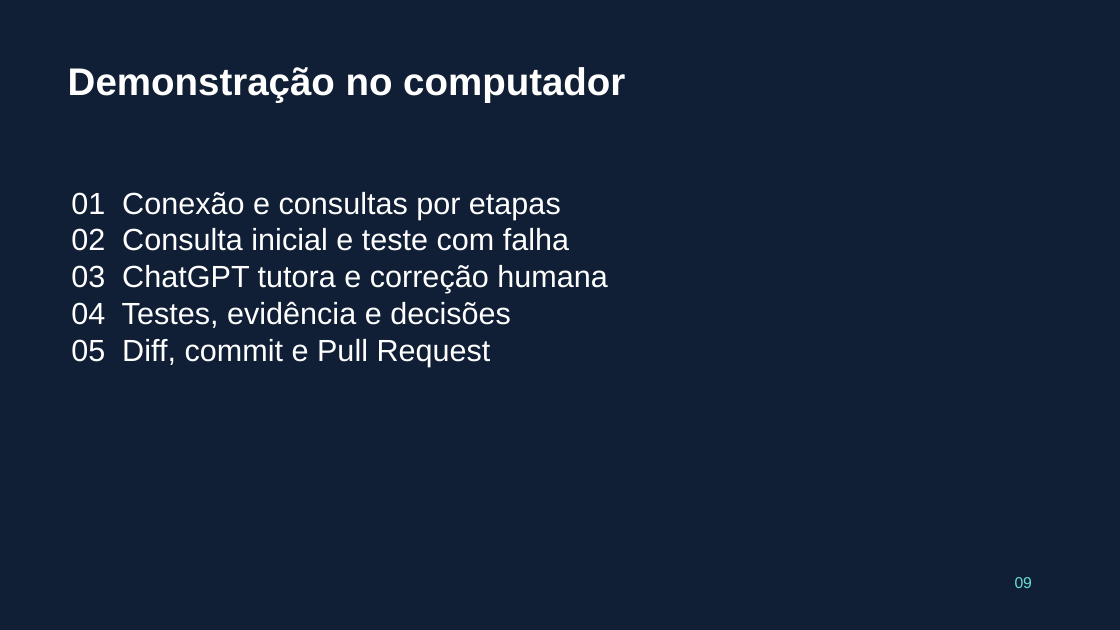
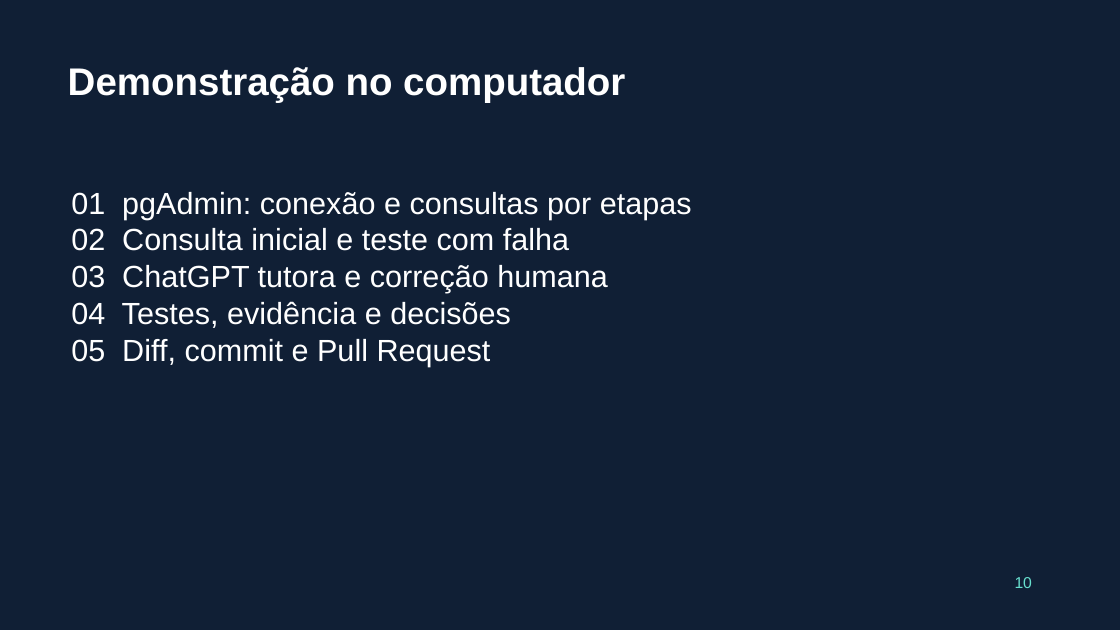
Before and after one commit to pedropalmieri/workshop4-pr-sql-ia, a slide deck: slide 10 of materiais/Workshop4-19nov2026.pptx (slide 9 before the commit). Drawn at 1120x630 pixels with LibreOffice and Linux fonts; fonts in the diff are those of the drawing. Boxes give left, top, right and bottom in pixels: in the first picture for what was removed or moved away, otherwise in the second. Text is boxed around its words. In the diff, an @@ line names an element or a change of style, - is before the commit and + after.

Commit message:
Adiciona pgAdmin conectado ao PostgreSQL com instalacao documentada

```diff
--- a/materiais/Workshop4-19nov2026.pptx
+++ b/materiais/Workshop4-19nov2026.pptx
@@ text at [71,192,692,219]: text changed @@
-01 Conexão e consultas por etapas
+01 pgAdmin: conexão e consultas por etapas
@@ text at [1015,577,1032,588]: text changed @@
-09
+10
```
Also in this commit, not shown: 11 other slides changed, 1 slide added, 15 other files.
